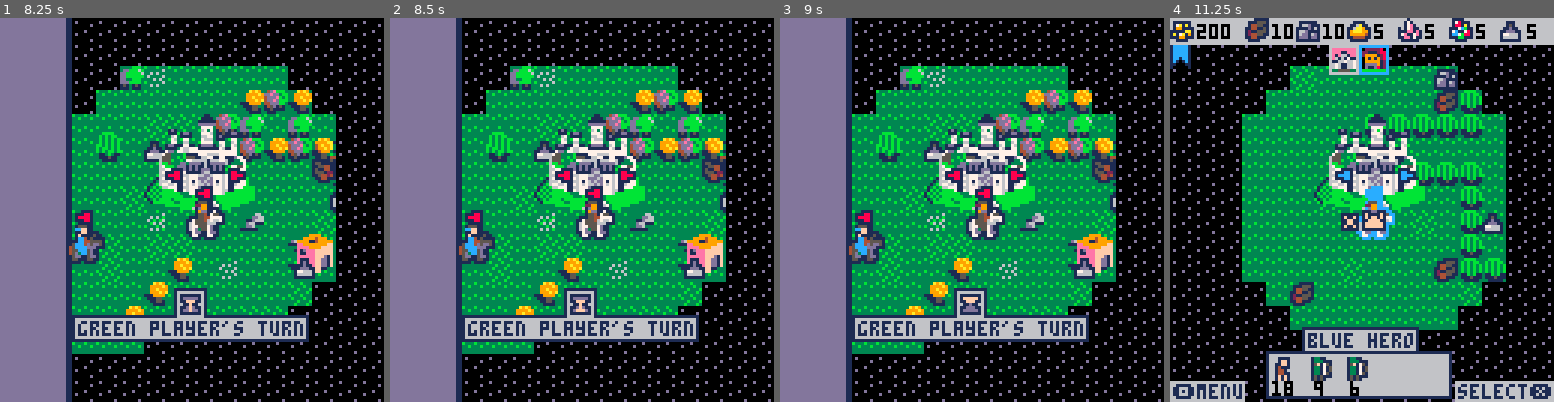
Above: before the commit, frames 1-4 (left to right).
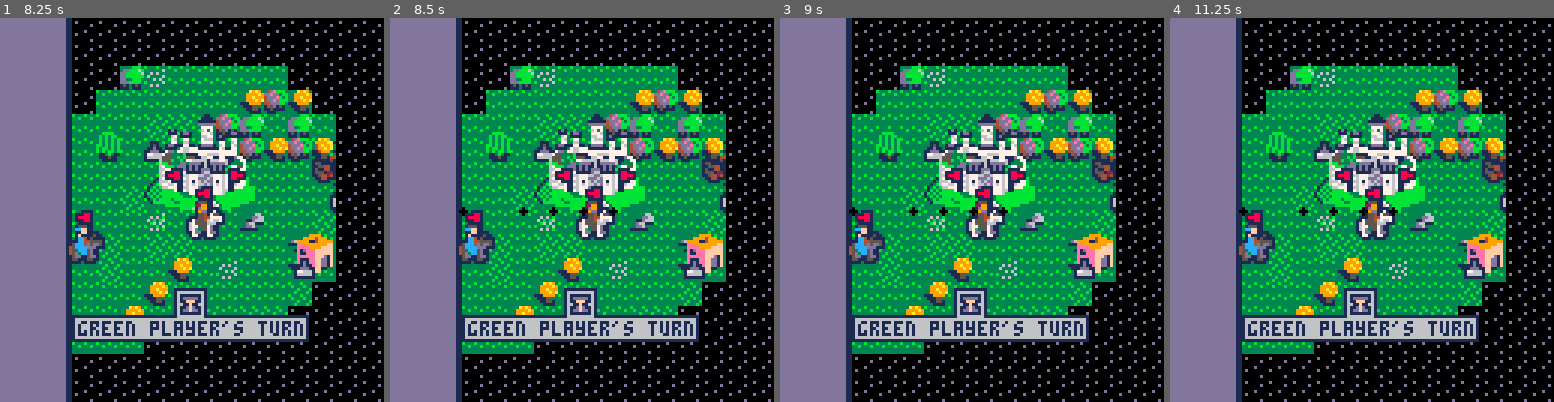
Above: after the commit, the same moments.

Repository: pvan/pico8
Game: PICO-8 cartridge heroes.p8
Same seed, same stepped clock (60 frames per second), same inputs: the game is played once before the commit and once after it.
Inputs:
- Up to frame 1 (8.25 s): tap O (Z key) at 0.33, 0.7, 1.43, 2.22, 3.1, 3.98, 4.87, 5.75, 6.63, 7.52 s; tap X (X key) at 1.07, 2.07, 2.4, 2.73, 3.07, 3.4, 3.73, 4.07, 4.4, 4.73, 5.07, 5.4, 5.73, 6.07, 6.4, 6.73, 7.07, 7.4, 7.73, 8.07 s; hold Left 1.97-2.37 s; hold Down 2.42-2.82 s; hold Right 2.87-3.53 s; hold Up 3.58-4.08 s; hold Right 4.13-4.53 s; hold Down 4.58-5.08 s; hold Left 5.13-5.8 s; hold Up 5.85-6.18 s; hold Left 6.23-6.63 s; hold Down 6.68-7.08 s; hold Right 7.13-7.8 s; hold Up from 7.85 s (still down)
- Up to frame 2 (8.5 s): release Up at 8.35 s; tap X (X key) at 8.4 s; tap O (Z key) at 8.4 s; hold Right from 8.4 s (still down)
- Up to frame 3 (9 s): tap X (X key) at 8.73 s; release Right at 8.8 s; hold Down from 8.85 s (still down)
- Up to frame 4 (11.25 s): tap X (X key) every 0.33 s from 9.07 to 11.07 s; tap O (Z key) at 9.28, 10.17, 11.05 s; release Down at 9.35 s; hold Left 9.4-10.07 s; hold Up 10.12-10.45 s; hold Left 10.5-10.9 s; hold Down from 10.95 s (still down)

Frame 1 is identical in both runs. In frame 2, 0.2% of the frame differs, in the area x 17-60%, y 49-77%; in frame 3, 0.2%; in frame 4, 49%, in the area x 0-100%, y 0-100%.

Commit message:
heroes: debug wide mobs first step skip
display path returned from pathfind

Diff:
--- a/heroes.p8
+++ b/heroes.p8
@@ -12,6 +12,7 @@
 ---evaluate when to pickup units and how to distribute them
 
 --todo:
+--first step of wide mob skips square? (try forcing crash to display pathfind path)
 --slow ai move when barely in fog?
 --mob move dist not matching speed when obstacles
 --(related: wide mob that's surrounded but has 1 space open, freeze on move)
@@ -2750,6 +2751,13 @@
   local bpath=pathfind(m,p,
    b_neighbors,
    grid_dist)
+
+  for step in all(bpath) do
+		  circfill(bsx(step)+5,
+		           bsy(step)+5,1,0)
+  end
+  stop()
+
   for step in all(bpath) do
    --token: ptset
 
